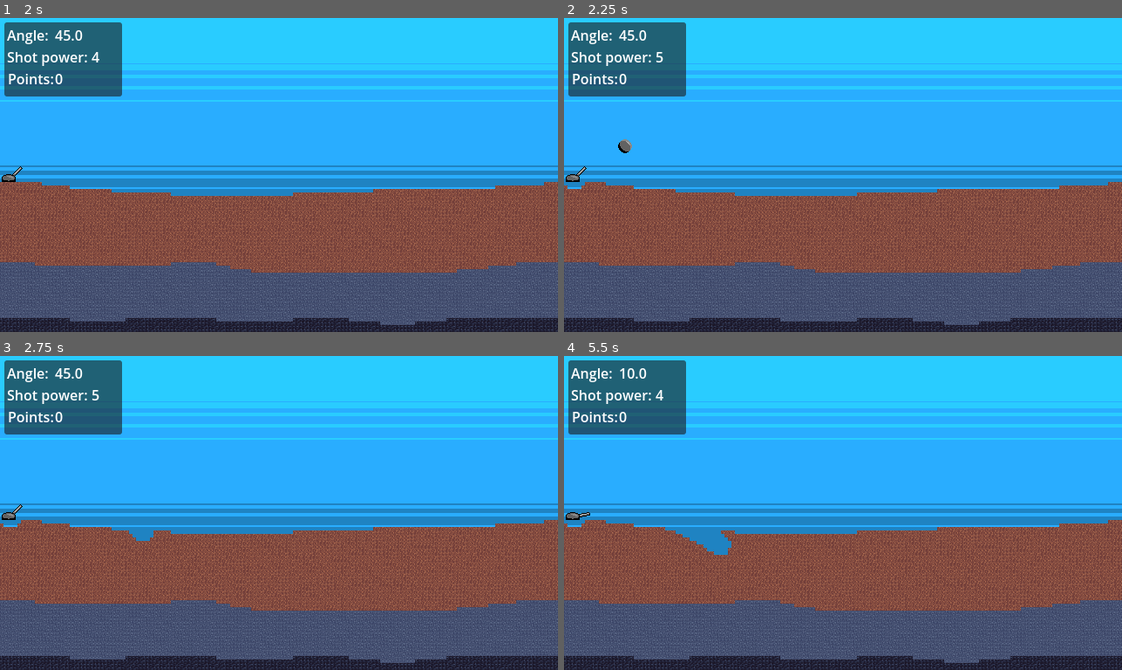
Above: before the commit, frames 1-4 (two rows, left to right).
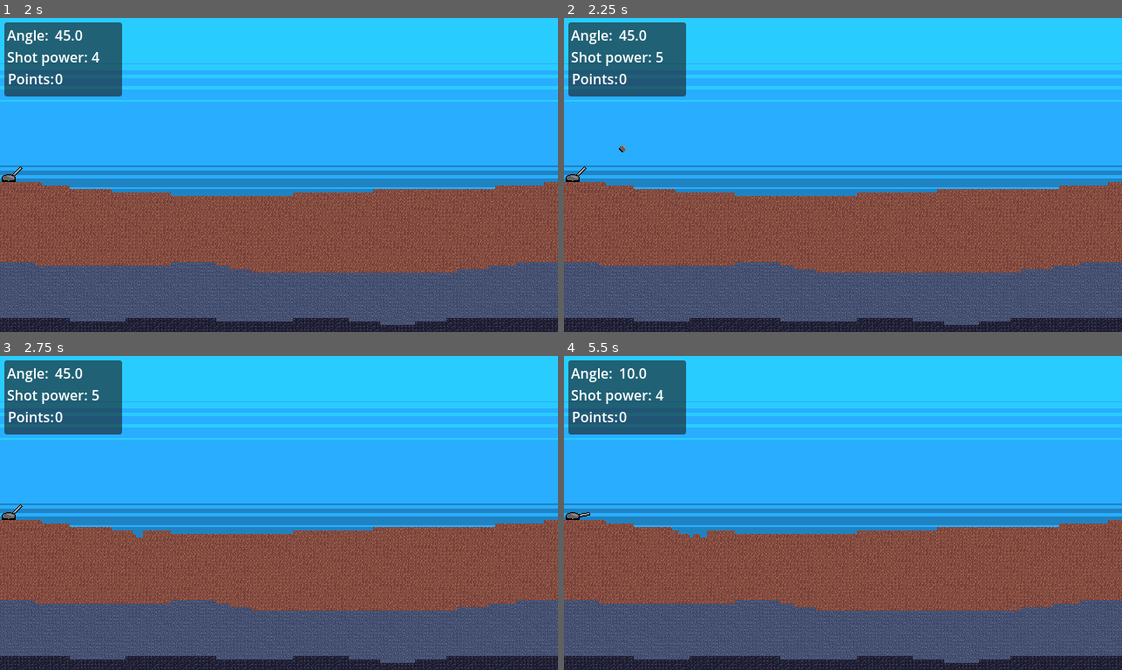
Above: after the commit, the same moments.

Repository: hunttis/ld-60
Game: Godot game, scene res://assets/scenes/master.tscn
The game is run twice, just before and just after one commit, with the same random seed, the same clock (stepped at 60 frames per second) and the same inputs.
Inputs (mouse positions are in pixels of both pictures, inside the frame that each line leads up to):
- Up to frame 1 (2 s): click "Start" at 0.5 s; tap Enter at 1.25 s; move the mouse to (401, 159) at 1.27 s; tap Down (decrease_shot_power) at 1.35 s
- Up to frame 2 (2.25 s): tap Space (shoot) at 2 s; move the mouse to (731, 190) at 2.02 s; tap Up (increase_shot_power) at 2.1 s
- Up to frame 3 (2.75 s): no input
- Up to frame 4 (5.5 s): move the mouse to (898, 443) at 2.77 s; hold Right (lower_cannon_angle) 2.78-3.53 s; move the mouse to (815, 575) at 3.52 s; tap Left (raise_cannon_angle) at 3.6 s; tap Enter at 4.25 s; move the mouse to (1010, 560) at 4.27 s; tap Space (shoot) at 4.35, 5 s; move the mouse to (675, 465) at 5.02 s; tap Down (decrease_shot_power) at 5.1 s

Frame 1 is identical in both runs. In frame 2, 0.1% of the frame differs, in the area x 0-13%, y 38-55%; in frame 3, 0.2%; in frame 4, 0.5%, in the area x 0-30%, y 52-64%.

Commit message:
Adjust cannonball size and effect

Diff:
--- a/assets/scenes/ammo/cannonball.gd
+++ b/assets/scenes/ammo/cannonball.gd
@@ -1,8 +1,8 @@
 extends RigidBody2D
 
 var tilemap_layer: TileMapLayer
-var health = 1.0
-@export var destruction_radius: float = 12.0
+var health = 0.1
+@export var destruction_radius: float = 6
 
 func _physics_process(_delta: float) -> void:
   var center = tilemap_layer.to_local(global_position)
@@ -24,6 +24,7 @@
       if tile_center.distance_to(center) <= destruction_radius:
         tilemap_layer.erase_cell(coords)
         health -= 0.05
+        linear_velocity *= .75
 
   if health < 0:
     queue_free()
--- a/assets/scenes/ammo/cannonball.tscn
+++ b/assets/scenes/ammo/cannonball.tscn
@@ -17,7 +17,9 @@
 script = ExtResource("1_ogm1h")
 
 [node name="CollisionShape2D" type="CollisionShape2D" parent="." unique_id=344921001]
+scale = Vector2(0.5, 0.5)
 shape = SubResource("CircleShape2D_gmekx")
 
 [node name="Sprite2D" type="Sprite2D" parent="." unique_id=379572765]
+scale = Vector2(0.5, 0.5)
 texture = ExtResource("2_kiayx")
